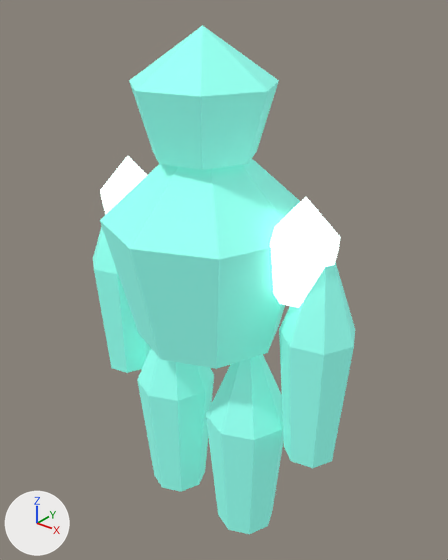
The glTF model assets/models/glb/deep-fracture-creature-StoneSentinel-spirit.glb: old version first, new version second.
Rendered twice from a 50 mm lens placed at (2.55, -3.02, 3.76), pointed at (0.04, 0.12, 1.81). Lighting does not change. The marker at lower left points along +X, +Y and +Z. The first picture is the older version. Vertices at exactly the same position are counted once.

In view in the first picture: 'arm-left', 'arm-right', 'armor-core-left', 'armor-core-right', 'chest-block', 'head-block', 'leg-left', 'leg-right'.
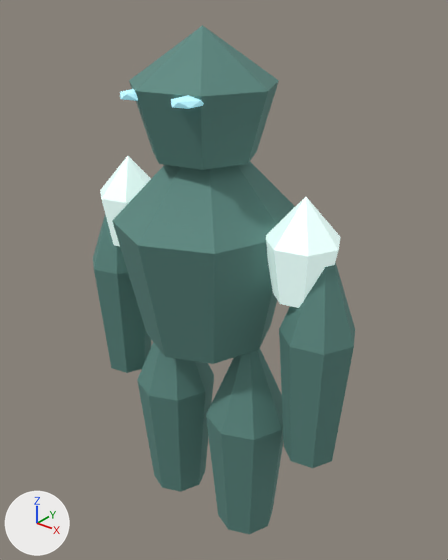
Location of each change, (x1, y1, x2, y2) in pixels of the pictures (448 x 560 px):
'chest-block', recoloured, surface changed, rescaled (9% narrower): before (100, 159, 301, 369); after (112, 162, 295, 364)
'head-block', recoloured, surface changed (darker): (129, 25, 279, 170) in both
'arm-right', recoloured, surface changed (darker): (279, 262, 355, 468) in both
'leg-right', recoloured, surface changed (darker): (206, 355, 284, 534) in both
'leg-left', recoloured, surface changed (darker): (137, 349, 214, 492) in both
'armor-core-right', recoloured: (270, 197, 341, 308) in both
'arm-left', recoloured, surface changed (darker): (93, 214, 151, 373) in both
'armor-core-left', recoloured: (100, 156, 147, 214) in both
'inset-eye-1', added: after (171, 95, 204, 109)
'inset-eye--1', added: after (120, 89, 138, 101)

The edits, one by one:
In material 'export-source' (mat_export_source), emission_color goes from (0.797, 1.0, 0.957) (pale green #e7fffa) to (0.305, 0.383, 0.366) (grey #96a6a3).
Material 'export-source.001' (mat_export_source_001) changes colour from cyan #8bf6e5 to cyan #5f8d85; in linear values from (0.26, 0.92, 0.78) to (0.115, 0.267, 0.234).
In material 'export-source.001' (mat_export_source_001), emission_color is no longer (0.065, 0.23, 0.195), cyan #48847a.
In material 'export-source.001' (mat_export_source_001), emission_strength is no longer 1.0.
Material 'inset-elemental-eyes' (mat_inset_elemental_eyes) is new.
Its base color is (0.5, 0.85, 0.9) (cyan #bcedf3).
Its emission color is (0.113, 0.292, 0.36) (cyan #5e93a2).
Its emission strength is 1.0.
me_chest_block is used by ob_chest_block; location (0.0, 0.0, 2.171).
me_chest_block had 18 vertices, 32 faces and spanned x -0.72..0.72, y -0.72..0.72, z -0.8..0.8.
me_chest_block now has 18 vertices, 32 faces and spans x -0.62..0.62, y -0.66..0.66, z -0.8..0.8.
me_chest_block part 1: the whole mesh is scaled about its middle by (0.86, 0.91, 1).
Mesh me_icosphere_001 is new.
It is an icosphere of 20 faces spanning x -0.086..0.086, y -0.103..0.103, z -0.036..0.036.
It uses material mat_inset_elemental_eyes (cyan #bcedf3, glowing cyan #5e93a2).
Object 'inset-eye-1' (ob_inset_eye_1) is new; it shows me_icosphere_001.
Its location is (0.225, -0.423, 3.151).
Object 'inset-eye--1' (ob_inset_eye__1) is new; it shows a copy of me_icosphere_001.
Its location is (-0.177, -0.423, 3.151).
